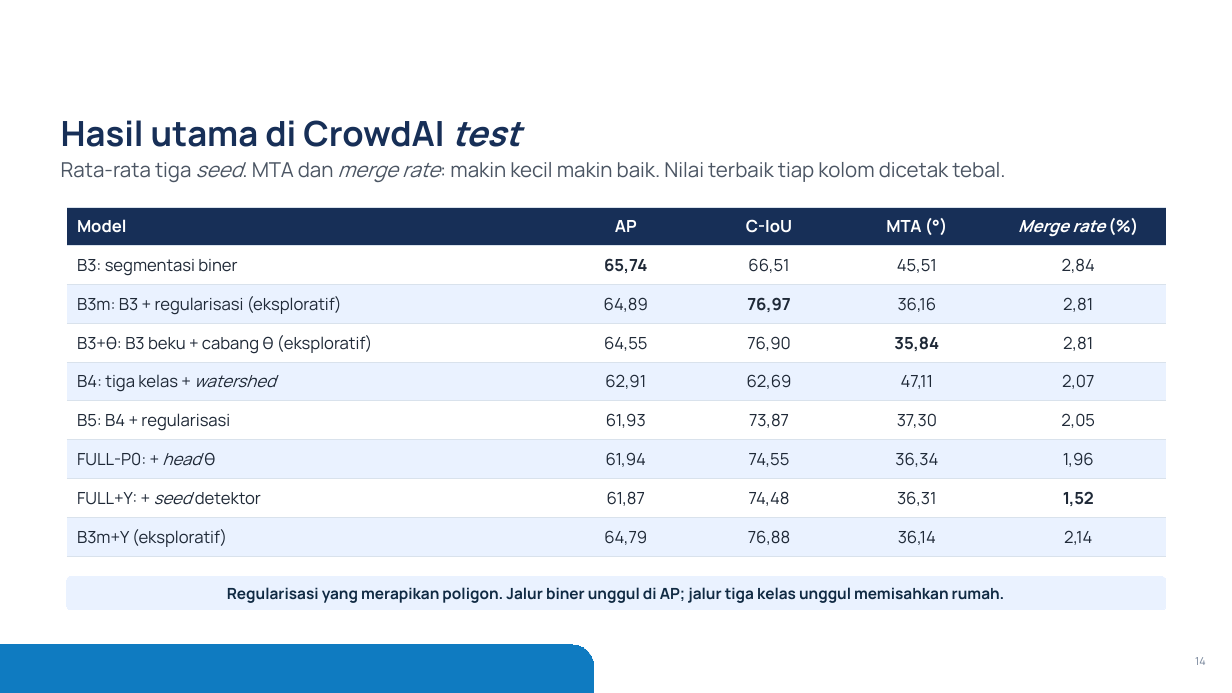
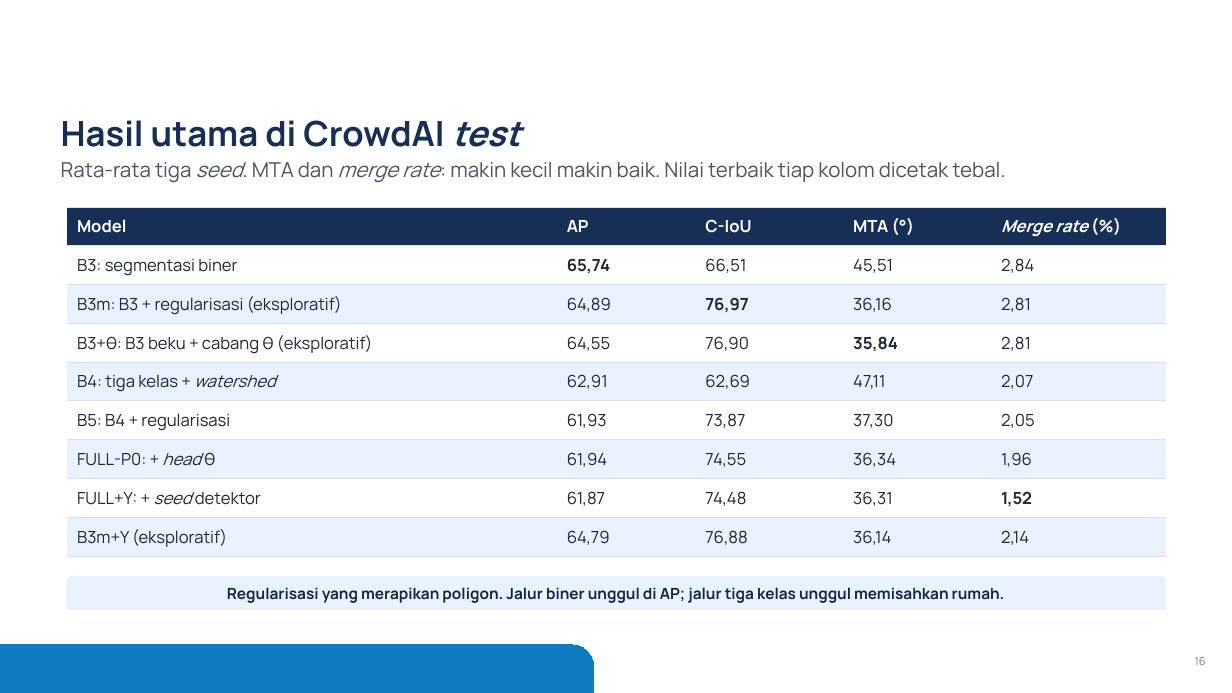
Before and after one commit to mahathirmuh/building-footprint-extraction, a slide deck: slide 16 of slides/densepoly.pptx (slide 14 before the commit). Drawn at 1232x693 pixels with LibreOffice and Linux fonts; fonts in the diff are those of the drawing; background and template pictures are left out. Boxes give left, top, right and bottom in pixels: in the first picture for what was removed or moved away, otherwise in the second. Text is boxed around its words. In the diff, an @@ line names an element or a change of style, - is before the commit and + after.

Commit message:
Deck: positioning table, label examples, per-density comparison, before/after figure, next steps
scripts/figures.py gains --before-after (image, raw contours of B4, regularized polygons of B5, ground truth) and
--labels-excerpt (two rows of the QA figure of the labels). The deck has 32 slides.

```diff
--- a/slides/densepoly.pptx
+++ b/slides/densepoly.pptx
@@ table at bbox=[67, 207, 1165, 551] @@
@@ alignment centre to left @@
@@ page number at bbox=[1195, 657, 1206, 665]: text changed @@
-14
+16
```
Also in this commit, not shown: 3 other slides changed, 5 slides added, 7 other files.
